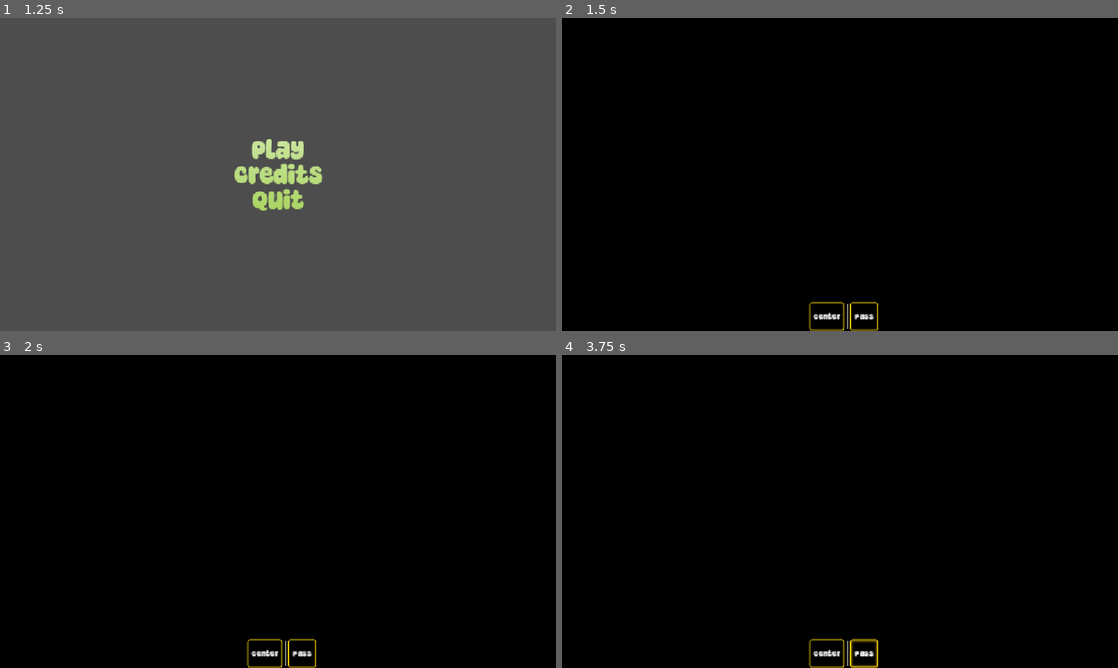
Above: before the commit, frames 1-4 (two rows, left to right).
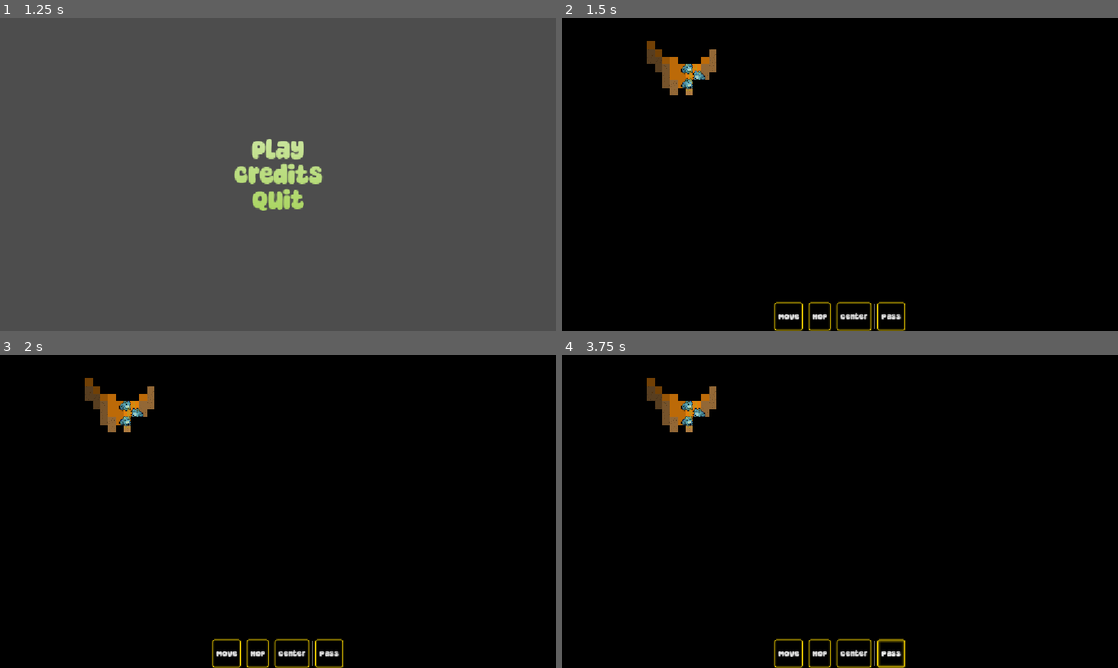
Above: after the commit, the same moments.

Repository: Habidakus/wild-jam-98-signal
Game: Godot game, scene res://scenes/main.tscn
Two runs of this game, one before a commit and one after it. Both use one fixed random seed, a clock stepped at 60 frames per second and the inputs below.
Inputs (mouse positions are in pixels of both pictures, inside the frame that each line leads up to):
- Up to frame 1 (1.25 s): tap Enter at 0.5 s; move the mouse to (400, 158) at 0.52 s; click (400, 158) at 0.67 s
- Up to frame 2 (1.5 s): click "Play" at 1.25 s
- Up to frame 3 (2 s): no input
- Up to frame 4 (3.75 s): click "Center" at 2 s; click (789, 652) at 2.75 s, where only the run after the commit has a clickable "Move"; click "Pass" at 3.5 s

Frame 1 is identical in both runs. In frame 2, 1.8% of the frame differs, in the area x 15-62%, y 7-100%; in frame 3, 1.8%; in frame 4, 2.0%.
Error before the commit: Cannot call method 'instantiate' on a null value. (res://scripts/sms_play.gd:94)

Commit message:
Show some ability buttons

Diff:
--- a/scripts/sms_play.gd
+++ b/scripts/sms_play.gd
@@ -1,6 +1,10 @@
 class_name Play extends StateMachineState
 
 
+enum PlayState { UNDEFINED, SETUP_COMMAND, AWAITING_COMMAND, ANIMATING_COMMAND }
+
+
+var _play_state: PlayState = PlayState.UNDEFINED
 var _seen_cells: Dictionary[int,bool] = {}
 var _walls: Dictionary[int, bool] = {}
 var _max_x: int = 70
@@ -10,7 +14,7 @@
 var _unit_list: Array[Array] = []
 
 
-const _footstep_time: float = 0.66
+#const _footstep_time: float = 0.66
 
 
 func enter_state() -> void:
@@ -70,9 +74,12 @@
 	_place_object(start_marker_instance, _start_spot)
 	start_marker_instance.hide()
 
-	var frogman_resource: Unit = load("res://data/units/frogman.tres")
-	for i in range(0, 3):
-		_add_unit(frogman_resource, _find_unoccupied_space_near(_start_spot), Vector2i.RIGHT)
+	#var frogman_resource: Unit = load("res://data/units/frogman.tres")
+	var facing: Vector2i = Vector2i.RIGHT
+	for frogman_resource in [load("res://data/units/explorefrog.tres"), load("res://data/units/speedfrog.tres"), load("res://data/units/unicornfrog.tres")]:
+		_add_unit(frogman_resource, _find_unoccupied_space_near(_start_spot), facing)
+		facing = Vector2i(- facing.y, facing.x) # rotate 90 degrees
+	_play_state = PlayState.SETUP_COMMAND
 
 	_end_spot = _find_farthest_spot([_start_spot])
 	var end_marker: PackedScene = load("res://scenes/markers/end_marker.tscn")
@@ -89,15 +96,6 @@
 	_update_fog_of_war()
 
 
-func _add_unit(unit: Unit, spot: Vector2i, facing: Vector2i) -> void:
-	var unit_scene: PackedScene = load("res://scenes/units/test.tscn")
-	var unit_graphic: UnitGraphic = unit_scene.instantiate()
-	unit_graphic.set_unit(unit, true)
-	_place_object(unit_graphic, spot)
-	unit_graphic.set_facing(facing)
-	_unit_list.append([unit_graphic, facing, _find_a_spot(), randf() * _footstep_time])
-
-
 func _find_unoccupied_space_near(spot: Vector2i) -> Vector2i:
 	var checked_spots: Dictionary[Vector2i, int] = {}
 	checked_spots[spot] = 0
@@ -130,32 +128,100 @@
 	pass
 
 
+func _add_unit(unit: Unit, spot: Vector2i, facing: Vector2i) -> void:
+	var unit_scene: PackedScene = load("res://scenes/units/unit_graphic.tscn")
+	var unit_graphic: UnitGraphic = unit_scene.instantiate()
+	unit_graphic.set_unit(unit, true)
+	_place_object(unit_graphic, spot)
+	unit_graphic.set_facing(facing)
+	_unit_list.append([unit_graphic, facing, randf()])
+	_unit_list.sort_custom(func(a, b): return a[2] < b[2])
+
+
 func _process(delta: float) -> void:
-	for entry: Array in _unit_list:
-		#[unit_graphic, facing, destination, time_until_footstep]
-		entry[3] -= delta
-		if entry[3] < 0:
-			entry[3] += _footstep_time
-			var unit_map_loc: Vector2i = %TerrainLayer.local_to_map(entry[0].position)
-			if unit_map_loc == entry[2]:
-				entry[2] = _find_a_spot()
-			else:
-				var path: PackedVector2Array = _get_path(unit_map_loc, entry[2])
-				var next_cell: Vector2i = path[0]
-				var cell_after_that: Vector2i = path[1]
-				if path.size() == 2:
-					if next_cell == unit_map_loc:
-						next_cell = path[1]
-						cell_after_that = (next_cell - unit_map_loc) + next_cell
-				else:
-					assert(path.size() > 2)
-					if next_cell == unit_map_loc:
-						next_cell = path[1]
-						cell_after_that = path[2]
-				entry[0].position = %TerrainLayer.map_to_local(next_cell)
-				var facing: Vector2i = cell_after_that - next_cell
-				entry[0].set_facing(facing)
-				entry[1] = facing
+	#[unit_graphic, facing, initiative]
+	var current_entry: Array = _unit_list[0]
+	match _play_state:
+		PlayState.SETUP_COMMAND:
+			_process_setup_command(delta, current_entry[0], current_entry[1])
+		PlayState.AWAITING_COMMAND:
+			_process_awaiting_command(delta, current_entry[0], current_entry[1])
+		PlayState.ANIMATING_COMMAND:
+			_process_animating_command(delta, current_entry[0], current_entry[1])
+		_:
+			assert(false, "Bad Play State: %s" % [_play_state])
+
+
+func _process_animating_command(_delta: float, _ug: UnitGraphic, _facing: Vector2i) -> void:
+	%PlayerControlls.hide()
+
+
+func _clear_ability_bar() -> void:
+	for child: Node in %PlayerControlls.get_children():
+		if child.has_meta("ability_order"):
+			%PlayerControlls.remove_child(child)
+			child.queue_free()
+
+
+func _add_ability_to_bar(ability: Ability) -> void:
+	var max_order: int = -1
+	for child: Node in %PlayerControlls.get_children():
+		if child.has_meta("ability_order"):
+			var ao: int = child.get_meta("ability_order")
+			if ao > max_order:
+				max_order = ao
+
+	if max_order != -1:
+		var control: Control = Control.new()
+		control.custom_minimum_size.x = 12
+		control.set_meta("ability_order", max_order + 1)
+		%PlayerControlls.add_child(control)
+		%PlayerControlls.move_child(control, max_order + 1)
+		max_order += 1
+
+	var button: Button = Button.new()
+	button.text = ability.ability_name
+	button.set_meta("ability_order", max_order + 1)
+	%PlayerControlls.add_child(button)
+	%PlayerControlls.move_child(button, max_order + 1)
+
+
+func _process_setup_command(_delta: float, ug: UnitGraphic, _facing: Vector2i) -> void:
+	%PlayerControlls.show()
+	_clear_ability_bar()
+	for ability: Ability in ug.get_abilities():
+		if ability.always_on == true:
+			continue
+		_add_ability_to_bar(ability)
+	_play_state = PlayState.AWAITING_COMMAND
+
+
+func _process_awaiting_command(_delta: float, _ug: UnitGraphic, _facing: Vector2i) -> void:
+	%PlayerControlls.show()
+	#for entry: Array in _unit_list:
+		#entry[3] -= delta
+		#if entry[3] < 0:
+			##entry[3] += _footstep_time
+			#var unit_map_loc: Vector2i = %TerrainLayer.local_to_map(entry[0].position)
+			#if unit_map_loc == entry[2]:
+				#entry[2] = _find_a_spot()
+			#else:
+				#var path: PackedVector2Array = _get_path(unit_map_loc, entry[2])
+				#var next_cell: Vector2i = path[0]
+				#var cell_after_that: Vector2i = path[1]
+				#if path.size() == 2:
+					#if next_cell == unit_map_loc:
+						#next_cell = path[1]
+						#cell_after_that = (next_cell - unit_map_loc) + next_cell
+				#else:
+					#assert(path.size() > 2)
+					#if next_cell == unit_map_loc:
+						#next_cell = path[1]
+						#cell_after_that = path[2]
+				#entry[0].position = %TerrainLayer.map_to_local(next_cell)
+				##var facing: Vector2i = cell_after_that - next_cell
+				#entry[0].set_facing(facing)
+				#entry[1] = facing
 	_update_fog_of_war()
 
 
--- a/scripts/unit_graphic.gd
+++ b/scripts/unit_graphic.gd
@@ -41,6 +41,10 @@
 		print("ERROR: Bad facing %s for %s" % [str(facing), _unit_stats.unit_name])
 
 
+func get_abilities() -> Array[Ability]:
+	return _unit_stats.abilities
+
+
 func get_illumination_ability() -> Ability:
 	for ability: Ability in _unit_stats.abilities:
 		if ability.mechanism == Ability.AbilityMechanism.ILLUMINATE:
